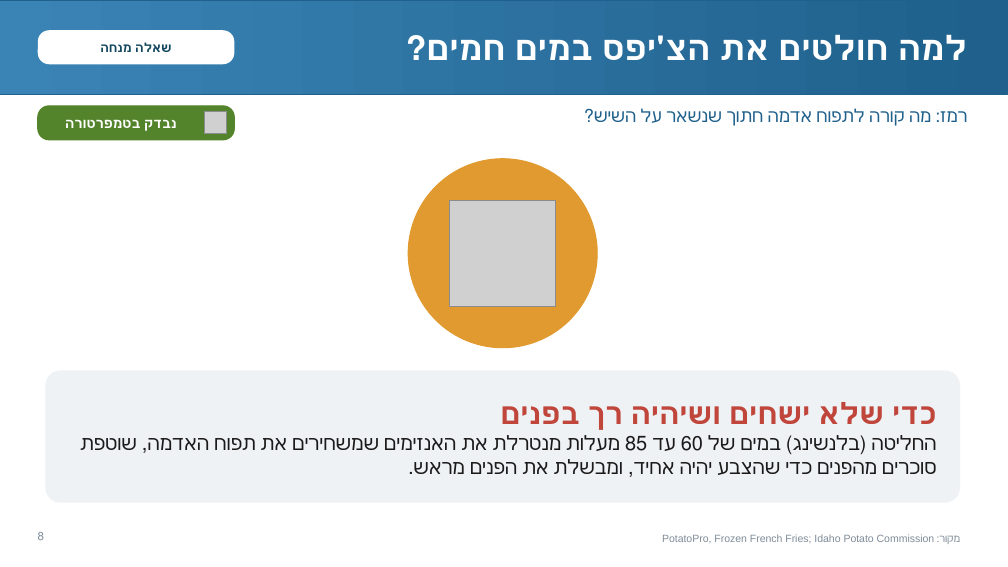
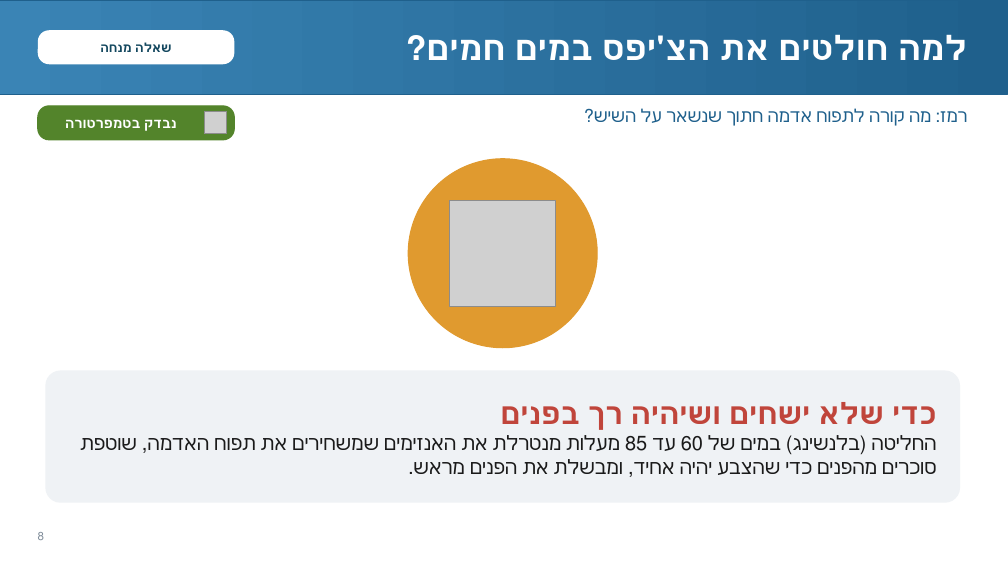
Before and after one commit to mishaf1988-lgtm/tfugen-safety, a slide deck: slide 8 of project-files/training-deck/מצגת-צ'יפס-קפוא-שיטות-הדרכה.pptx. Drawn at 1008x567 pixels with LibreOffice and Linux fonts; fonts in the diff are those of the drawing; grey boxes stand for pictures. Boxes give left, top, right and bottom in pixels: in the first picture for what was removed or moved away, otherwise in the second. Text is boxed around its words. In the diff, an @@ line names an element or a change of style, - is before the commit and + after.

```diff
--- a/project-files/training-deck/מצגת-צ'יפס-קפוא-שיטות-הדרכה.pptx
+++ b/project-files/training-deck/מצגת-צ'יפס-קפוא-שיטות-הדרכה.pptx
@@ text removed at (662, 534, 935, 543) @@
-מקור: PotatoPro, Frozen French Fries; Idaho Potato Commission
```
Also in this commit, not shown: 3 other slides changed, 2 other files.
